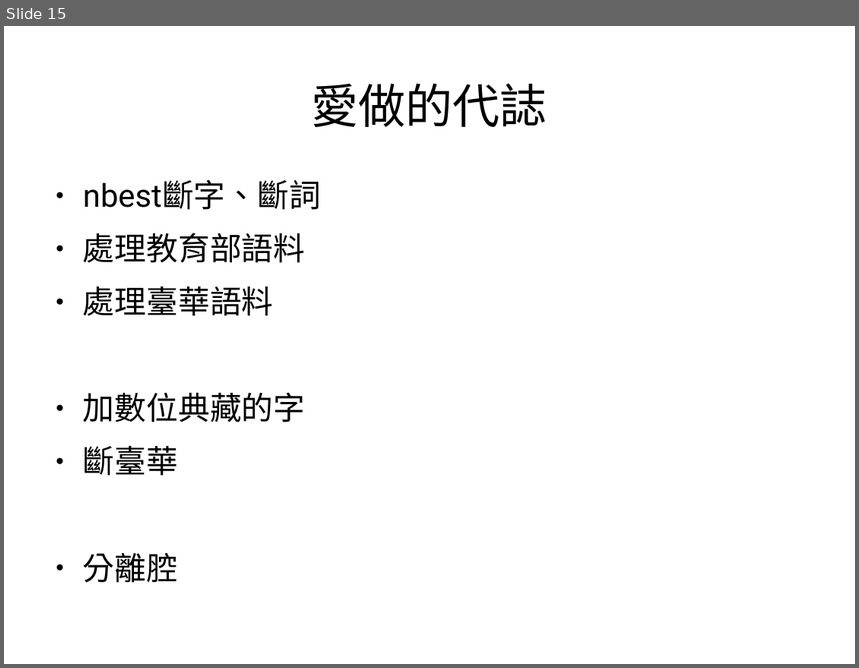
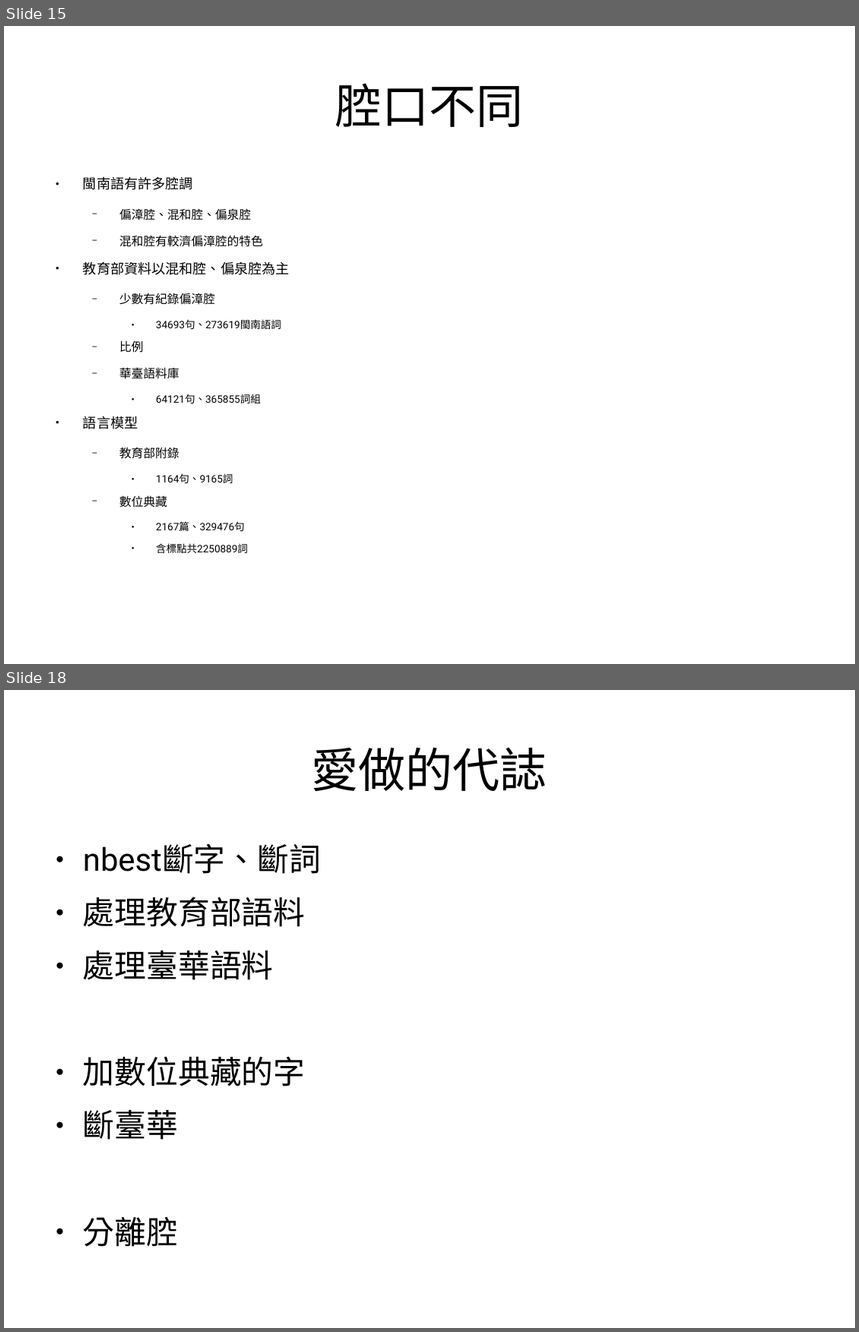
Before and after one commit to sih4sing5hong5/po3-ko3_tau5-iann2-phinn3, a slide deck: 翻譯報告.odp. Shown one above the other, each under a label of ours: slide 15 before the commit, slides 15 and 18 after it; the slides between them are not shown. The pictures are 859x668 and 859x1332 pixels, drawn with LibreOffice and Linux fonts; fonts in the diff are those of the drawing. Boxes give left, top, right and bottom in pixels: in the first picture for what was removed or moved away, otherwise in the second. Text is boxed around its words. In the diff, an @@ line names an element or a change of style, - is before the commit and + after.

Commit message:
加腔口 丞宏

```diff
--- a/翻譯報告.odp
+++ b/翻譯報告.odp
@@ slide 15 added at box(4, 26, 855, 664), background #FFFFFF @@
@@ title added at box(335, 83, 524, 127), 44 pt, text #000000 @@
+腔口不同
@@ text added at box(83, 177, 290, 553), 9.6 pt, text #000000 @@
+● 閩南語有許多腔調
+  − 偏漳腔、混和腔、偏泉腔
+  − 混和腔有較濟偏漳腔的特色
+● 教育部資料以混和腔、偏泉腔為主
+  − 少數有紀錄偏漳腔
+    ● 34693句、273619閩南語詞
+  − 比例
+  − 華臺語料庫
+    ● 64121句、365855詞組
+● 語言模型
+  − 教育部附錄
+    ● 1164句、9165詞
+  − 數位典藏
+    ● 2167篇、329476句
+    ● 含標點共2250889詞
@@ what was slide 15 is now slide 18 @@
```
Also in this commit, not shown: 8 slides changed, 4 other slides added.
